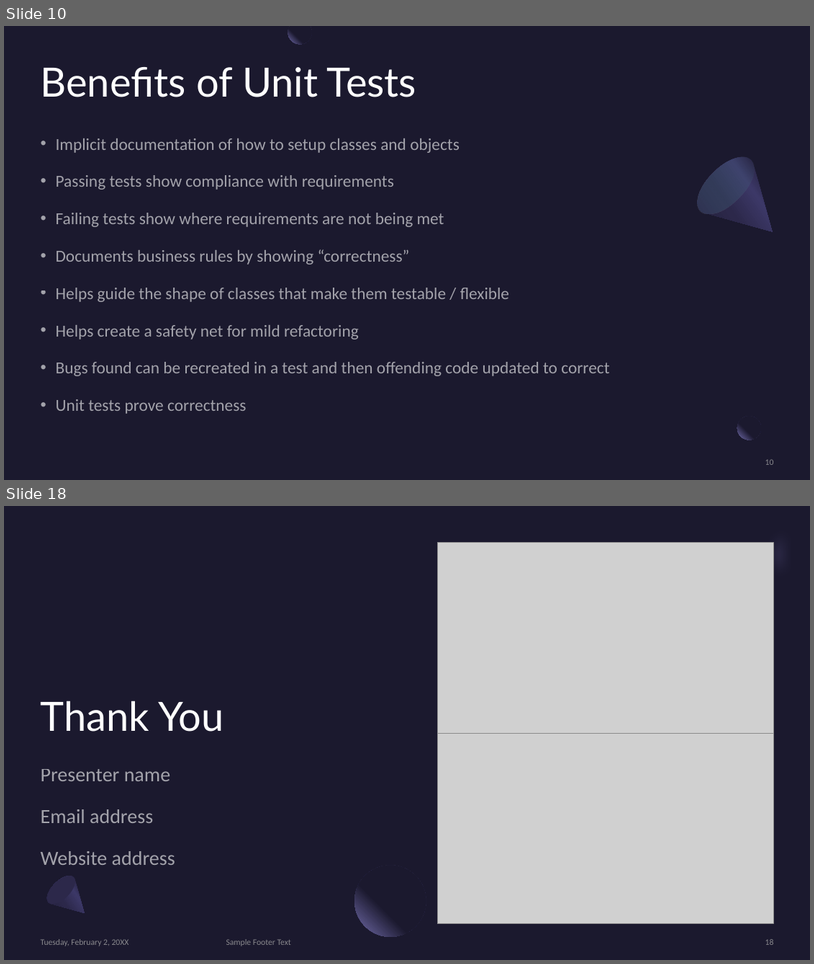
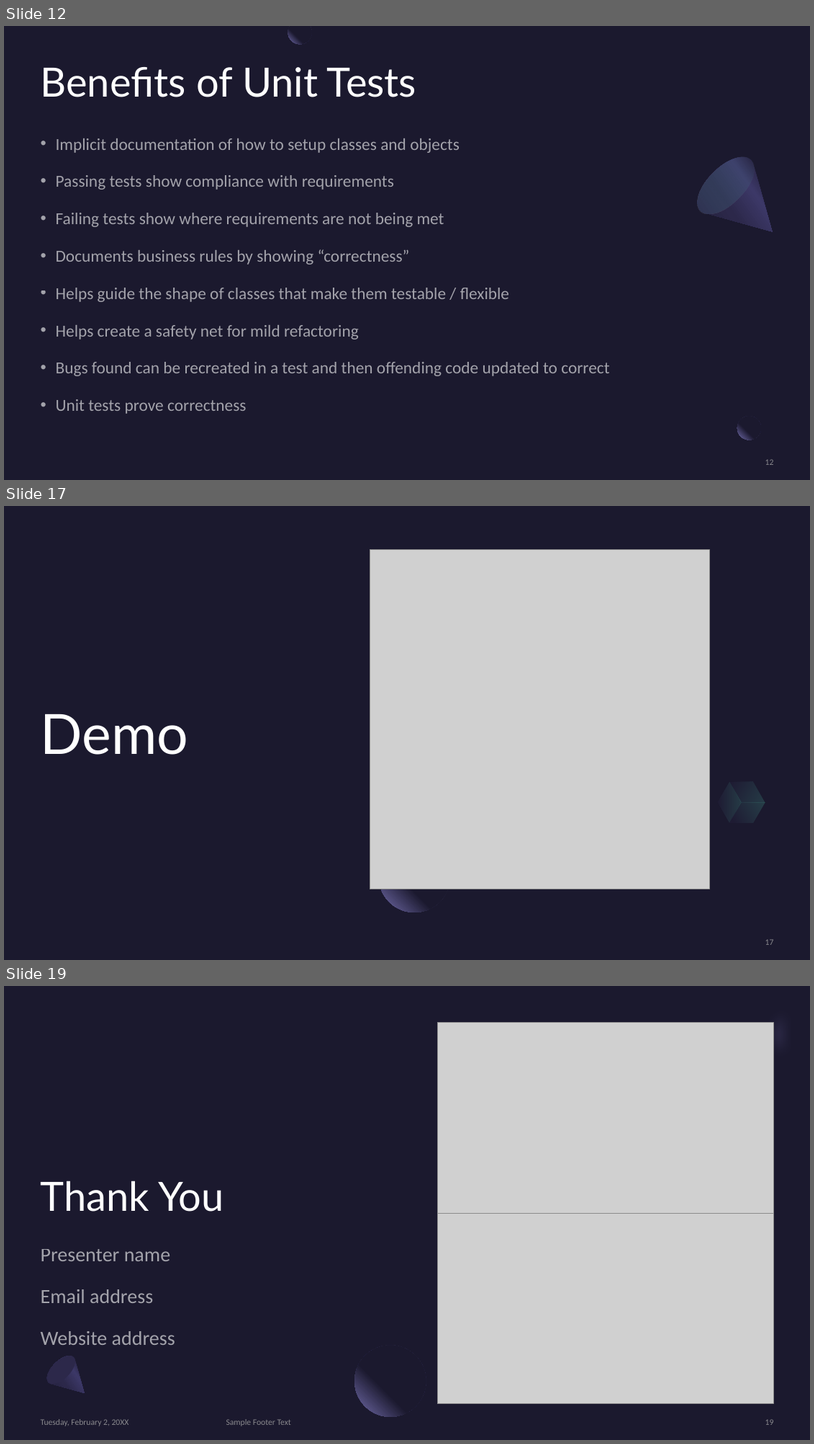
Before and after one commit to Three97/UnitTestingPresentation, a slide deck: PowerPoint/UnitTestingInCSharp.pptx. Shown one above the other, each under a label of ours: slides 10 and 18 before the commit, slides 12, 17 and 19 after it; the slides between them are not shown. The pictures are 814x964 and 814x1444 pixels, drawn with LibreOffice and Linux fonts; fonts in the diff are those of the drawing; grey boxes stand for pictures. Boxes give left, top, right and bottom in pixels: in the first picture for what was removed or moved away, otherwise in the second. Text is boxed around its words. In the diff, an @@ line names an element or a change of style, - is before the commit and + after.

Commit message:
adds more slides along with a fun image;

```diff
--- a/PowerPoint/UnitTestingInCSharp.pptx
+++ b/PowerPoint/UnitTestingInCSharp.pptx
@@ slide 17 added at (4, 506, 810, 960), background #1B192E @@
@@ picture added at (370, 549, 710, 889) @@
@@ title added at (41, 714, 189, 754), 66 pt, text #FFFFFF @@
+Demo
@@ freeform shape added at (712, 782, 748, 823), fill gradient #2C284A to #5BEFC1 @@
@@ freeform shape added at (724, 772, 772, 813), fill gradient #2C284A to #5BEFC1 @@
@@ freeform shape added at (730, 792, 765, 833), fill gradient #2C284A to #5BEFC1 @@
@@ ellipse added at (379, 841, 450, 912), fill gradient #1B192E to #7771B2 @@
@@ page number added at (766, 939, 774, 944), 10 pt, text #A6A6A6 at 80% opacity @@
+17
@@ what was slide 10 is now slide 12 @@
@@ page number at (766, 459, 774, 464): text changed @@
-10
+12
@@ what was slide 18 is now slide 19 @@
```
Also in this commit, not shown: 8 slides changed, 5 other slides added, 5 slides removed, 1 other file.
